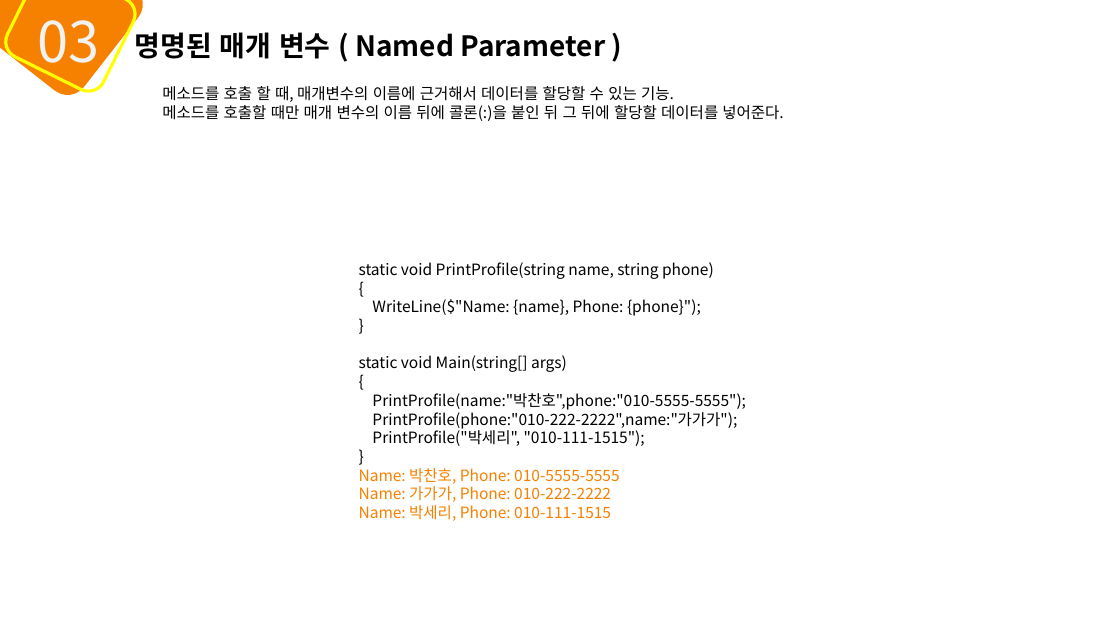
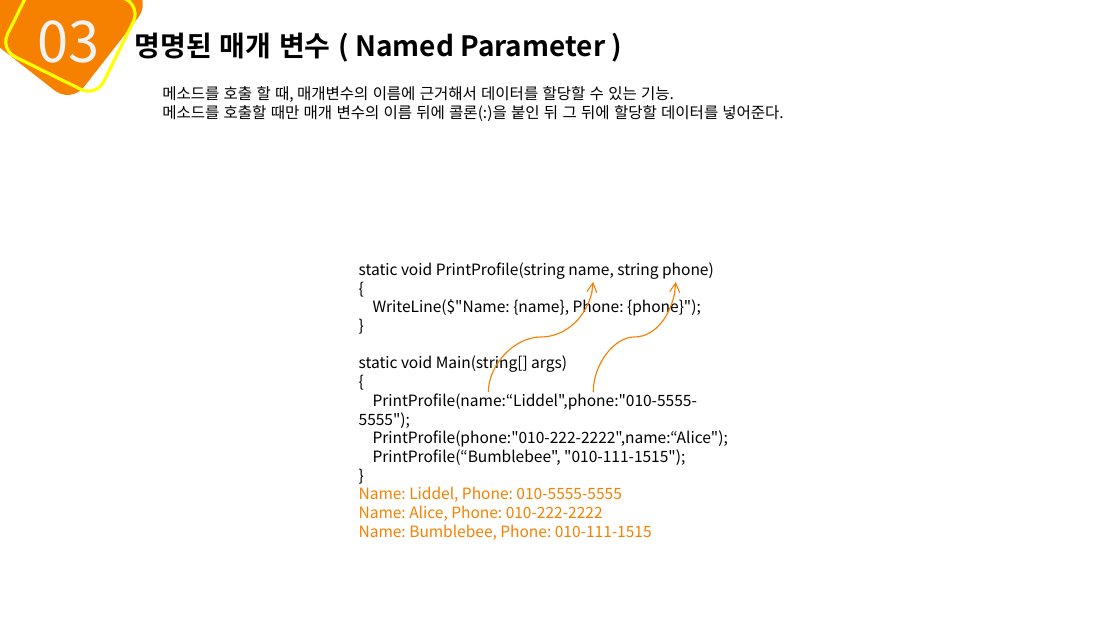
Before and after one commit to mins1119/C-, a slide deck: slide 28 of 2주차.pptx. Drawn at 1120x630 pixels with LibreOffice and Linux fonts; fonts in the diff are those of the drawing. Boxes give left, top, right and bottom in pixels: in the first picture for what was removed or moved away, otherwise in the second. Text is boxed around its words. In the diff, an @@ line names an element or a change of style, - is before the commit and + after.

```diff
--- a/2주차.pptx
+++ b/2주차.pptx
@@ curved arrow added from (488, 392) to (594, 282), #F68100 0.75 pt @@
@@ curved arrow added from (594, 392) to (675, 282), #F68100 0.75 pt @@
@@ text at (x1=359, y1=390, x2=728, y2=465): text changed @@
-PrintProfile(name:"박찬호",phone:"010-5555-5555");
-PrintProfile(phone:"010-222-2222",name:"가가가");
-PrintProfile("박세리", "010-111-1515");
+PrintProfile(name:“Liddel",phone:"010-5555-5555");
+PrintProfile(phone:"010-222-2222",name:“Alice");
+PrintProfile(“Bumblebee", "010-111-1515");
@@ text at (x1=359, y1=486, x2=652, y2=540): text changed @@
-Name: 박찬호, Phone: 010-5555-5555
-Name: 가가가, Phone: 010-222-2222
-Name: 박세리, Phone: 010-111-1515
+Name: Liddel, Phone: 010-5555-5555
+Name: Alice, Phone: 010-222-2222
+Name: Bumblebee, Phone: 010-111-1515
```
Also in this commit, not shown: 24 other slides changed.
